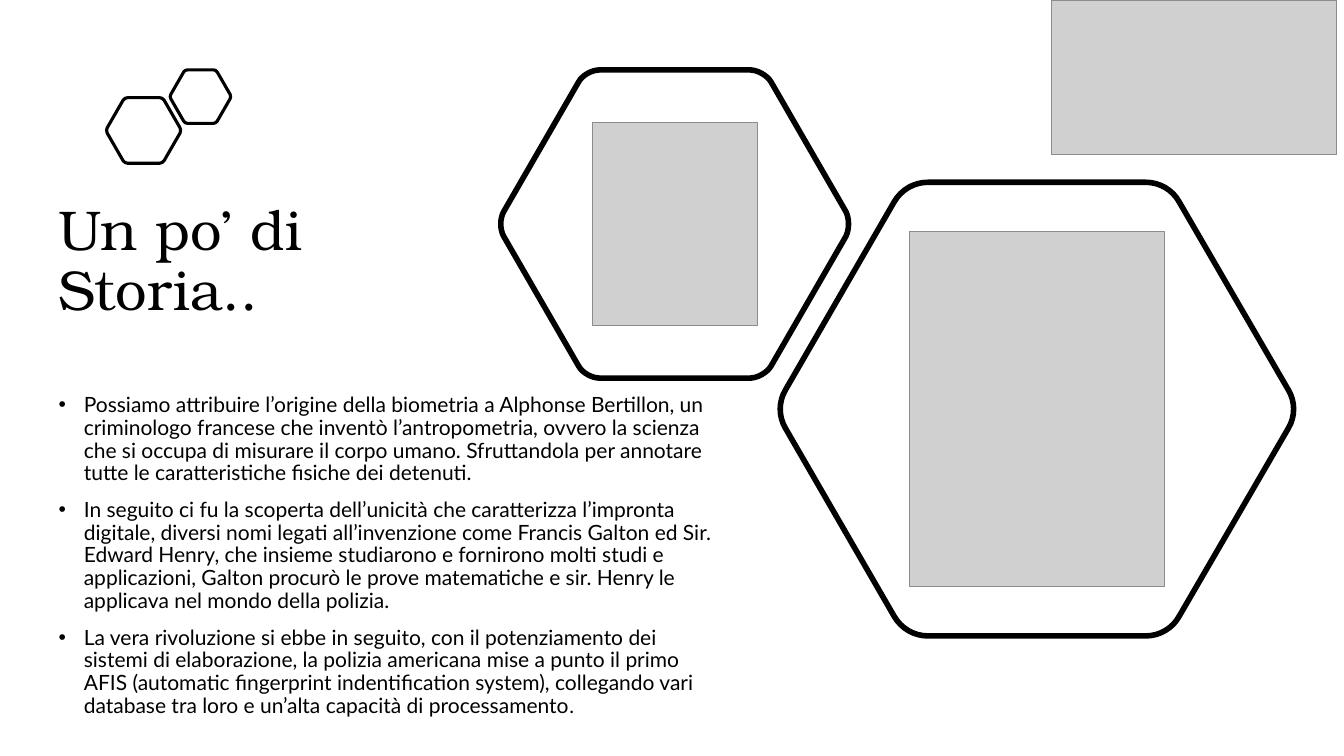
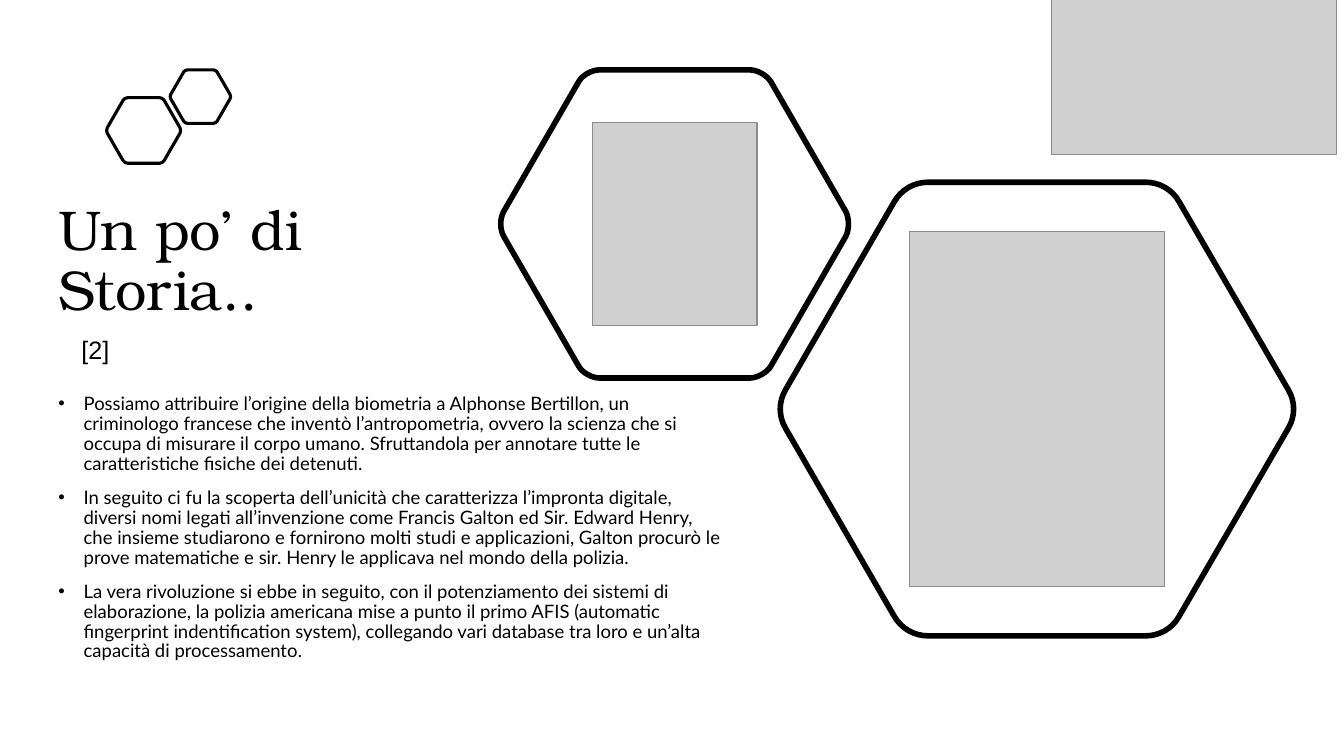
Before and after one commit to Torkin1/biometric_prompt_WALL-E, a slide deck: slide 1 of storia biometria.pptx. Drawn at 1344x756 pixels with LibreOffice and Linux fonts; fonts in the diff are those of the drawing; grey boxes stand for pictures. Boxes give left, top, right and bottom in pixels: in the first picture for what was removed or moved away, otherwise in the second. Text is boxed around its words. In the diff, an @@ line names an element or a change of style, - is before the commit and + after.

```diff
--- a/storia biometria.pptx
+++ b/storia biometria.pptx
@@ text added at box(81, 340, 109, 365), 18 pt, text #000000 @@
+[2]
@@ text "Possiamo attribuire l’origine della biometria ..." at box(84, 396, 720, 661): size 15 to 13.2 pt @@
```
Also in this commit, not shown: 1 other slide changed, 4 other files.
